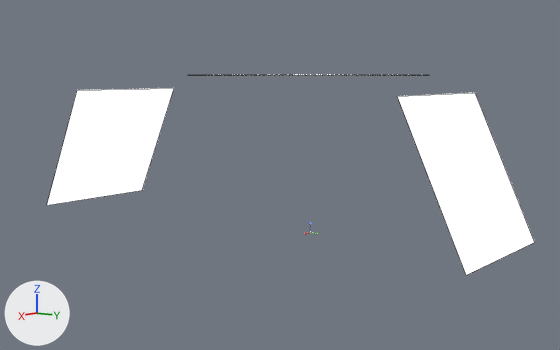
The Blender file Blender/Environment/Render_Type_1.blend, before and after one commit.
Before and after are seen from a camera (50 mm lens) standing at (7.39, 5.24, 1.86) and looking at (-0.24, -0.63, 0.61). Arrows for +X, +Y and +Z are at lower left; the lights stay in place. Mesh edges are drawn as thin lines on the coarser meshes.

The older version as bpy lines, for what is in view:
```python
me_render_plane_1 = bpy.data.meshes.new('Render_Plane_1')
me_render_plane_1.from_pydata([(-1.0, -1.0, 0.0), (1.0, -1.0, 0.0), (-1.0, 1.0, 0.0), (1.0, 1.0, 0.0)], [], [(0, 1, 3, 2)])
me_render_plane_1.materials.append(mat_material_005)  # white #ffffff
me_render_plane_2 = bpy.data.meshes.new('Render_Plane_2')
me_render_plane_2.from_pydata([(-1.0, -1.0, 0.0), (1.0, -1.0, 0.0), (-1.0, 1.0, 0.0), (1.0, 1.0, 0.0)], [], [(0, 1, 3, 2)])
me_render_plane_2.materials.append(mat_material_001)  # white #ffffff
me_render_plane_3 = bpy.data.meshes.new('Render_Plane_3')
me_render_plane_3.from_pydata([(-1.0, -1.0, 0.0), (1.0, -1.0, 0.0), (-1.0, 1.0, 0.0), (1.0, 1.0, 0.0)], [], [(0, 1, 3, 2)])
me_render_plane_3.materials.append(mat_material_003)  # white #ffffff
ob_render_plane_1 = bpy.data.objects.new('Render_Plane_1', me_render_plane_1)
ob_render_plane_1.location = (0.0, 0.0, 1.85)
ob_render_plane_2 = bpy.data.objects.new('Render_Plane_2', me_render_plane_2)
ob_render_plane_2.location = (0.0, 2.0, 0.85)
ob_render_plane_2.rotation_euler = (0.0, -2.004, 1.571)  # degrees (0, -115, 90)
ob_render_plane_2.scale = (0.887, 0.887, 0.887)
ob_render_plane_3 = bpy.data.objects.new('Render_Plane_3', me_render_plane_3)
ob_render_plane_3.location = (0.0, -3.5, 0.85)
ob_render_plane_3.rotation_euler = (0.0, -1.134, 1.571)  # degrees (0, -65, 90)
ob_render_plane_3.scale = (0.887, 0.887, 0.887)
```
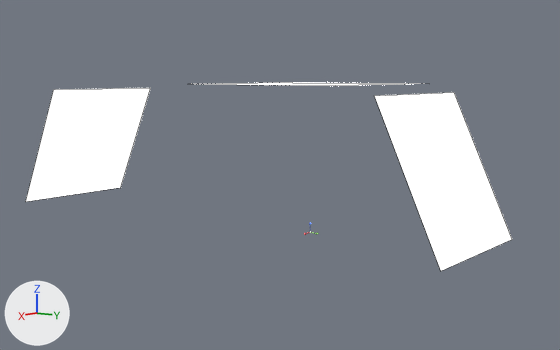
Pixel boxes [x1, y1, x2, y2] of what changed, in the pictures (560 x 350 px):
'Render_Plane_2', moved: before [397, 93, 534, 275]; after [375, 92, 512, 271]
'Render_Plane_3', moved: before [47, 88, 174, 205]; after [26, 88, 151, 202]
'Render_Plane_1', moved (not visible before): after [226, 83, 405, 86]

Patch to the scene script:
```diff
--- a/Blender/Environment/Render_Type_1.blend.py
+++ b/Blender/Environment/Render_Type_1.blend.py
@@ ob_render_plane_3 @@
 ob_render_plane_3 = bpy.data.objects.new('Render_Plane_3', me_render_plane_3)
-ob_render_plane_3.location = (0.0, -3.5, 0.85)
+ob_render_plane_3.location = (0.0, -4.0, 0.85)
 ob_render_plane_3.rotation_euler = (0.0, -1.134, 1.571)  # degrees (0, -65, 90)
@@ ob_render_plane_2 @@
 ob_render_plane_2 = bpy.data.objects.new('Render_Plane_2', me_render_plane_2)
-ob_render_plane_2.location = (0.0, 2.0, 0.85)
+ob_render_plane_2.location = (0.0, 1.75, 0.85)
 ob_render_plane_2.rotation_euler = (0.0, -2.004, 1.571)  # degrees (0, -115, 90)
@@ ob_render_plane_1 @@
 ob_render_plane_1 = bpy.data.objects.new('Render_Plane_1', me_render_plane_1)
-ob_render_plane_1.location = (0.0, 0.0, 1.85)
+ob_render_plane_1.location = (0.0, 0.0, 1.75)
```
